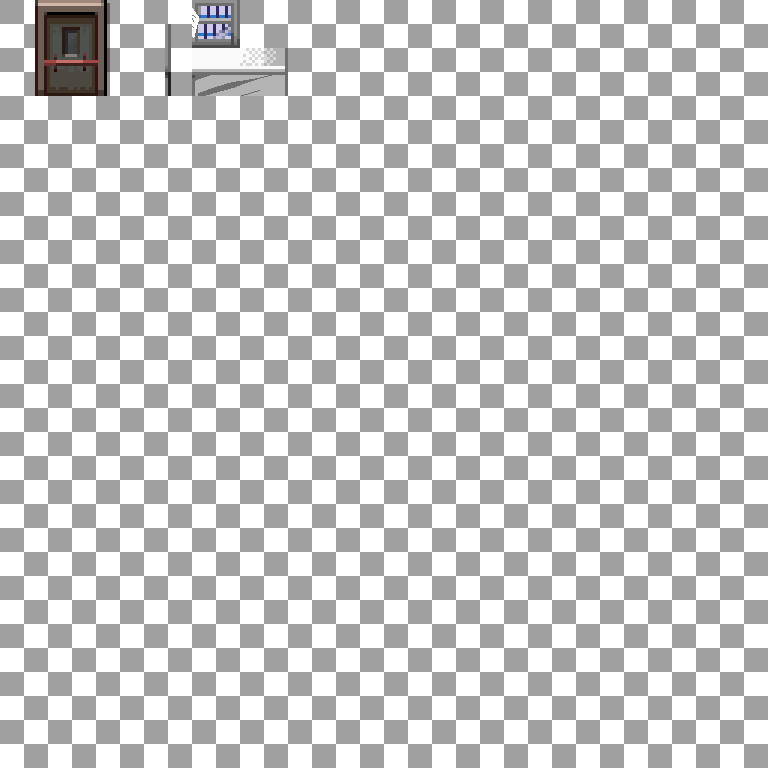
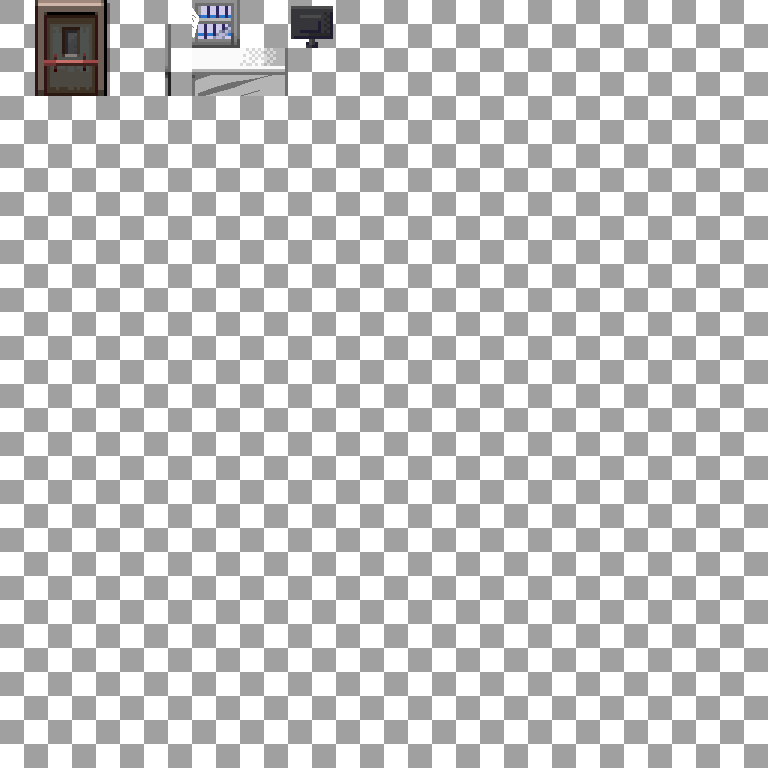
Two versions of the same layered image (768 × 768). Layer-by-layer changes:
added layer "Layer 3" above "HIDE BEFORE SAFE" over box(291, 6, 333, 48)
